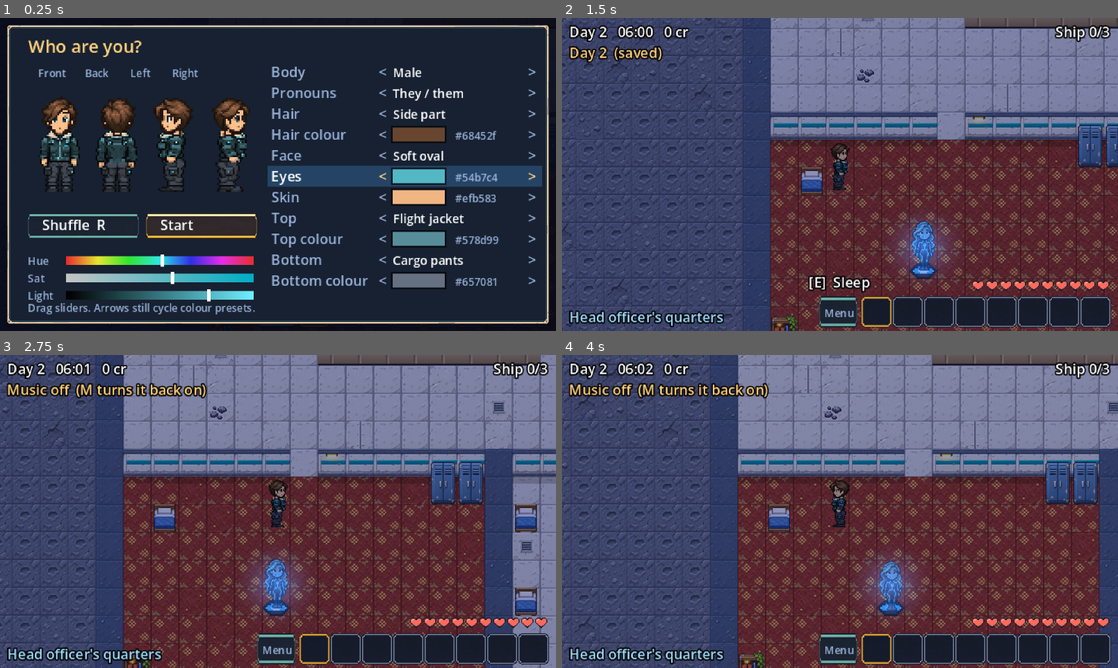
Above: before the commit, frames 1-4 (two rows, left to right).
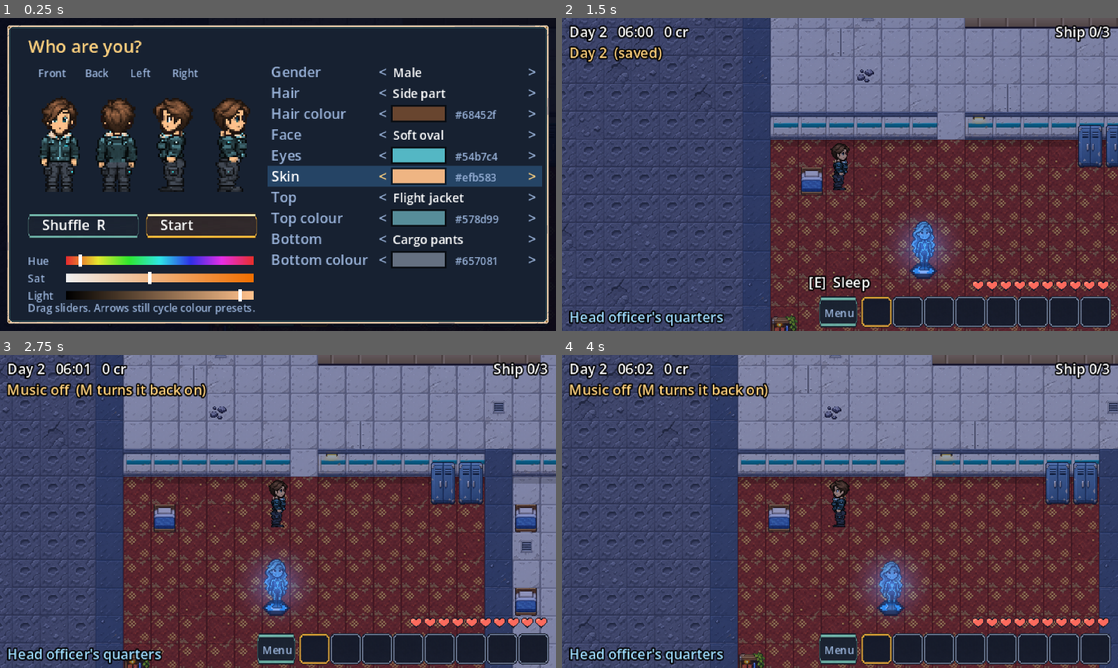
Above: after the commit, the same moments.

Repository: Antrisa/Project-Deneb
Game: Godot game, scene res://main.tscn
Same seed, same stepped clock (60 frames per second), same inputs: the game is played once before the commit and once after it. Sound files missing from this copy of the repository are replaced by a short silence.
Inputs (mouse positions are in pixels of both pictures, inside the frame that each line leads up to):
- Up to frame 1 (0.25 s): no input
- Up to frame 2 (1.5 s): tap Enter at 0.5 s; move the mouse to (962, 158) at 0.52 s; hold D (move_right) 0.53-1.25 s; hold Space (use) 0.53-1.25 s; click (962, 158) at 0.67 s; drag from (728, 190) to (812, 237) at 1.27 s
- Up to frame 3 (2.75 s): tap Space (use) at 2, 2.3 s; move the mouse to (333, 442) at 2.02 s; hold D (move_right) from 2.03 s (still down); hold M (music) from 2.03 s (still down)
- Up to frame 4 (4 s): release D (move_right) at 2.75 s; release M (music) at 2.75 s; drag from (812, 574) to (673, 464) at 2.77 s; move the mouse to (1006, 558) at 3.52 s; hold A (move_left) from 3.53 s (still down); hold Space (use) from 3.53 s (still down); tap R at 3.6 s

The runs differ from the first frame. In frame 1, 9.9% of the frame differs, in the area x 11-97%, y 15-91%; in frame 2, less than 0.1%; in frame 3, less than 0.1%; in frame 4, less than 0.1%.

Commit message:
One Gender choice (Male / Female) that sets the body and he/she
Co-Authored-By: Claude Fable 5.2 <noreply@anthropic.com>
Claude-Session: https://claude.ai/code/session_013NFuzCtsXhGx4vnyseTSue

Diff:
--- a/scripts/creator.gd
+++ b/scripts/creator.gd
@@ -25,7 +25,7 @@
 var look := {}
 var row := 0
 var first_time := false
-var _rows: Array = ROWS + [["pronouns", "Pronouns"]]     # the lines shown; "Body" is added when its art exists
+var _rows: Array = ROWS + [["body", "Gender"]]     # the lines shown
 
 var _font: Font
 var _panel_tex: Texture2D
@@ -50,10 +50,7 @@
 
 func show_for(start_look: Dictionary, is_first_time: bool) -> void:
 	look = maker.tidy(start_look)
-	_rows = []
-	if maker.body_count() > 1:
-		_rows.append(["body", "Body"])
-	_rows.append(["pronouns", "Pronouns"])
+	_rows = [["body", "Gender"]]
 	_rows.append_array(ROWS)
 	first_time = is_first_time
 	row = 0
@@ -102,12 +99,10 @@
 
 
 func _shuffle() -> void:
-	# Shuffle changes the look only; body and pronouns stay as chosen.
+	# Shuffle changes the look only; gender stays as chosen.
 	var keep_body: int = int(look.get("body", 0))
-	var keep_pronouns: int = int(look.get("pronouns", 0))
 	look = maker.random_look()
 	look["body"] = keep_body
-	look["pronouns"] = keep_pronouns
 	world.sfx("click", 0.9)
 	_refresh()
 
--- a/scripts/player_maker.gd
+++ b/scripts/player_maker.gd
@@ -27,11 +27,10 @@
 	"bottomColor": ["#657081", "#30343c", "#6b4a2e", "#3f5a8a", "#4a6a4a", "#8a8f99", "#7a2e2e", "#c9b38a"],
 }
 
-# Choices that are not pictures. "body" only appears on the character screen when a second
-# set of layers exists in art/player/body2/ (same eight file names and layout).
+# Choices that are not pictures. "body" is the Gender line: Male uses the layers in art/player/,
+# Female uses art/player/body2/ (same eight file names and layout). It also sets the pronouns.
 const OPTIONS := {
 	"body": ["Male", "Female"],
-	"pronouns": ["They / them", "She / her", "He / him"],
 }
 
 # The words residents use for the player. In any line of dialogue write the "they" form in
@@ -46,7 +45,7 @@
 }
 
 const DEFAULTS := {
-	"body": 0, "pronouns": 0,
+	"body": 0,
 	"tops": 2, "bottoms": 1, "faces": 0, "hair": 0,
 	"hairColor": "#68452f", "eyeColor": "#54b7c4", "topColor": "#578d99", "bottomColor": "#657081", "skinColor": "#efb583",
 }
@@ -108,17 +107,15 @@
 
 # How many choices an OPTIONS line has right now.
 func option_count(key: String) -> int:
-	if key == "body":
-		return body_count()
 	var names: Array = OPTIONS[key]
 	return names.size()
 
 
-# Swaps {they}, {them}, {their}... in a line of dialogue for the player's pronouns.
+# Swaps {they}, {them}, {their}... in a line of dialogue for he or she, from the player's gender.
 func with_pronouns(line: String, look: Dictionary) -> String:
 	if line.find("{") == -1:
 		return line
-	var which: int = clampi(int(look.get("pronouns", 0)), 0, 2)
+	var which: int = 1 if int(look.get("body", 0)) == 1 else 2      # she for Female, he for Male
 	var out: String = line
 	for word in WORDS:
 		var forms: Array = WORDS[word]
